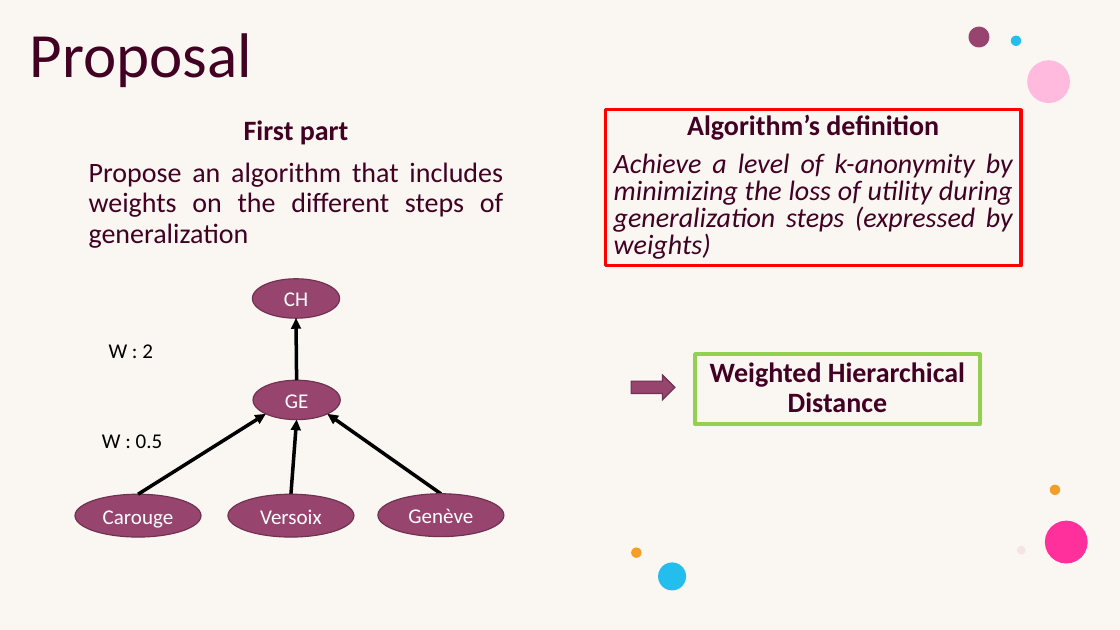
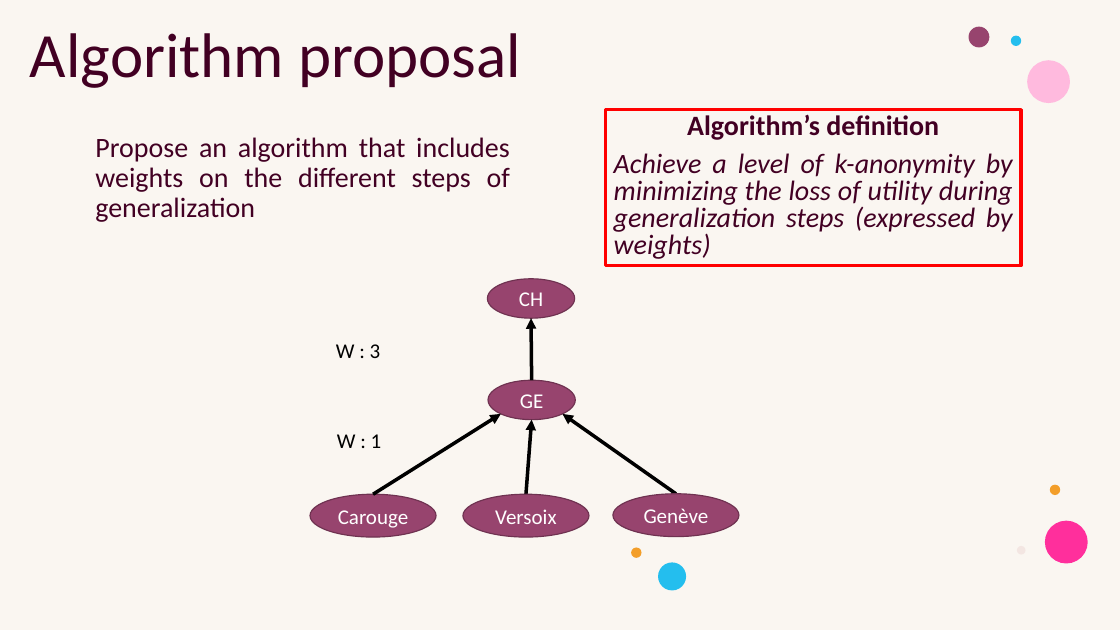
Before and after one commit to Ltochon/k-anon_tool, a slide deck: slide 3 of presentation/Présentation_1.pptx. Drawn at 1120x630 pixels with LibreOffice and Linux fonts; fonts in the diff are those of the drawing. Boxes give left, top, right and bottom in pixels: in the first picture for what was removed or moved away, otherwise in the second. Text is boxed around its words. In the diff, an @@ line names an element or a change of style, - is before the commit and + after.

```diff
--- a/presentation/Présentation_1.pptx
+++ b/presentation/Présentation_1.pptx
@@ title at (30,33,521,88): text changed @@
-Proposal
+Algorithm proposal
@@ subtitle "Propose an algorithm that includes ...": place and size @@
-subtitle "Propose an algorithm that includes ..." at (89,120,503,248)
+subtitle "Propose an algorithm that includes ..." at (95,137,510,222)
@@ subtitle at (244,120,348,145): paragraph removed @@
-First part
@@ text at (336,344,381,358): text changed @@
-W : 2
+W : 3
@@ rectangle removed at (695,355,980,425) @@
-Weighted Hierarchical Distance
@@ right arrow removed at (631,375,675,400) @@
@@ 5 ellipses, 4 arrows: place and size @@
-5 ellipses, 4 arrows at (75,279,504,537)
+5 ellipses, 4 arrows at (310,279,739,537)
@@ text at (337,434,382,448): text changed @@
-W : 0.5
+W : 1
```
Also in this commit, not shown: 2 other slides changed, 4 slides added, 2 slides removed, 5 other files.
